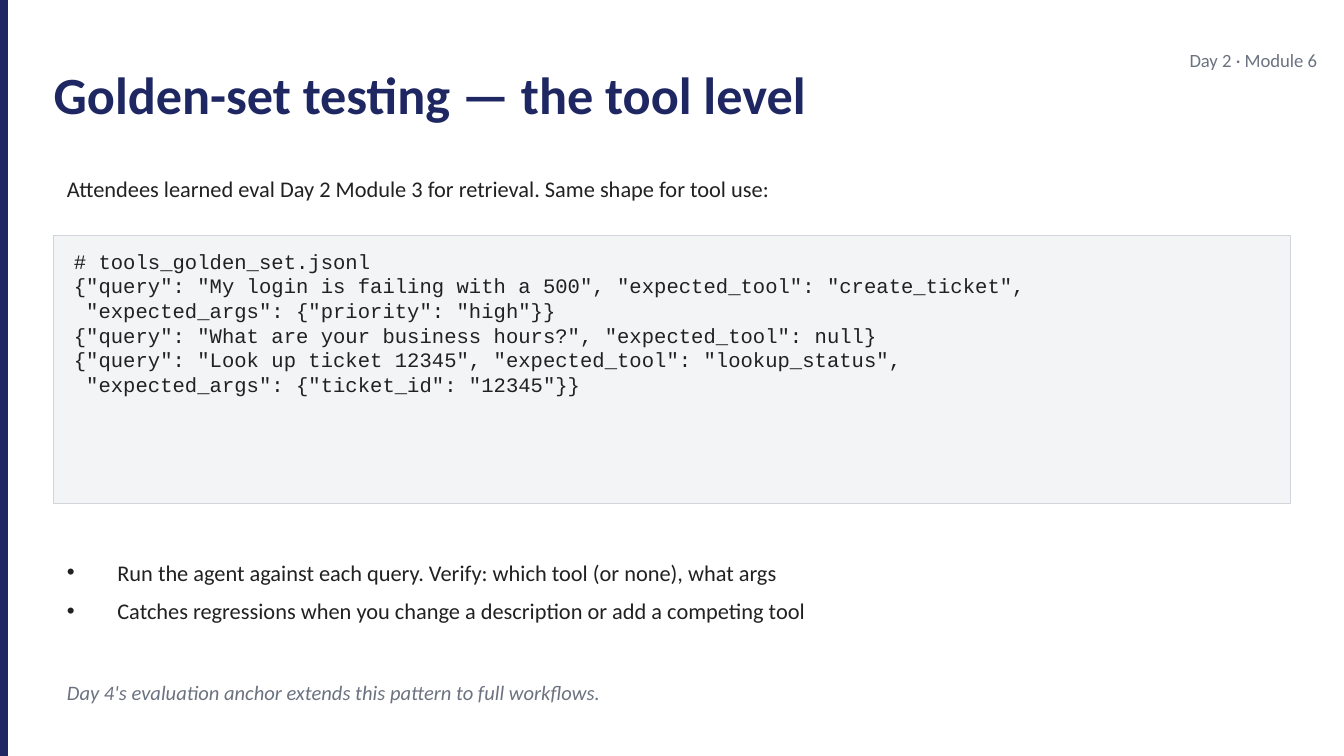
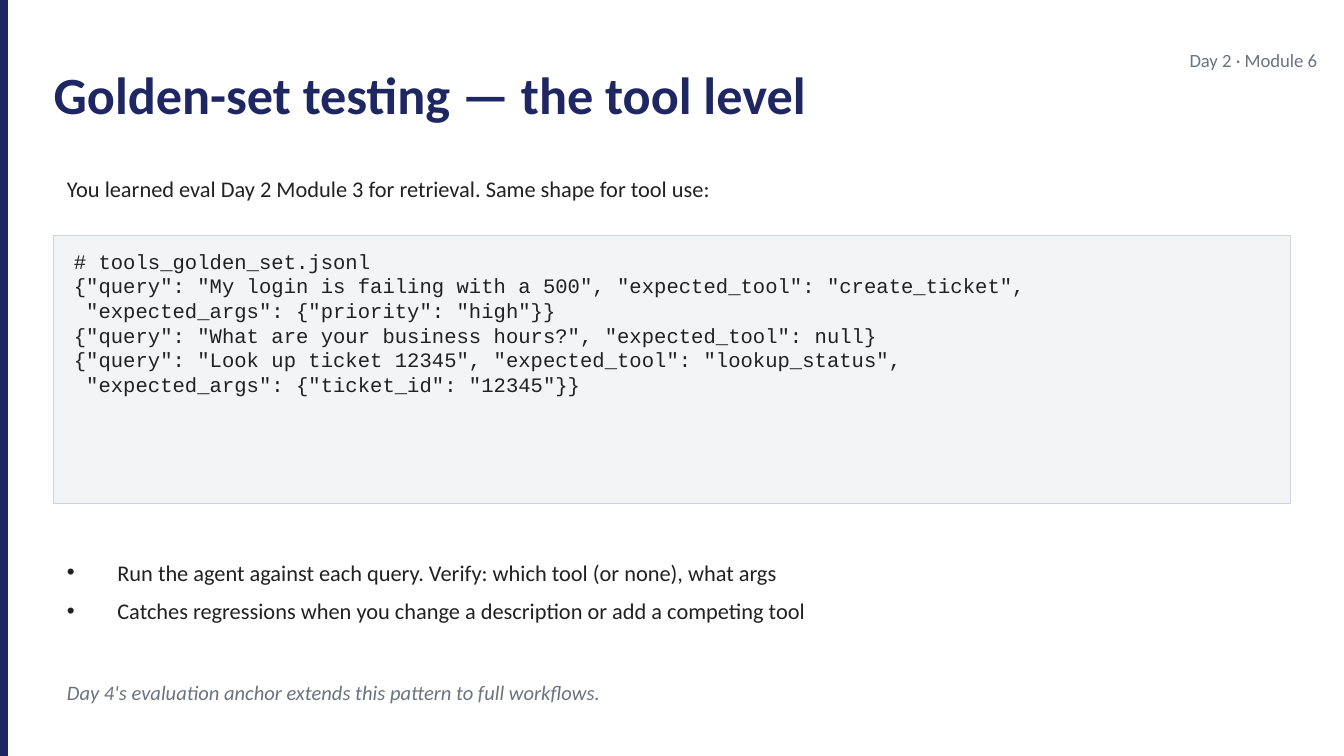
Before and after one commit to JimPiquant/Building-AI-Apps-and-Agents, a slide deck: slide 14 of decks/day2/module-6-authoring-tools.pptx. Drawn at 1344x756 pixels with LibreOffice and Linux fonts; fonts in the diff are those of the drawing. Boxes give left, top, right and bottom in pixels: in the first picture for what was removed or moved away, otherwise in the second. Text is boxed around its words. In the diff, an @@ line names an element or a change of style, - is before the commit and + after.

```diff
--- a/decks/day2/module-6-authoring-tools.pptx
+++ b/decks/day2/module-6-authoring-tools.pptx
@@ text at <box>67,181,710,201</box>: text changed @@
-Attendees learned eval Day 2 Module 3 for retrieval. Same shape for tool use:
+You learned eval Day 2 Module 3 for retrieval. Same shape for tool use:
```
Also in this commit, not shown: 1 other slide changed, 25 other files.
